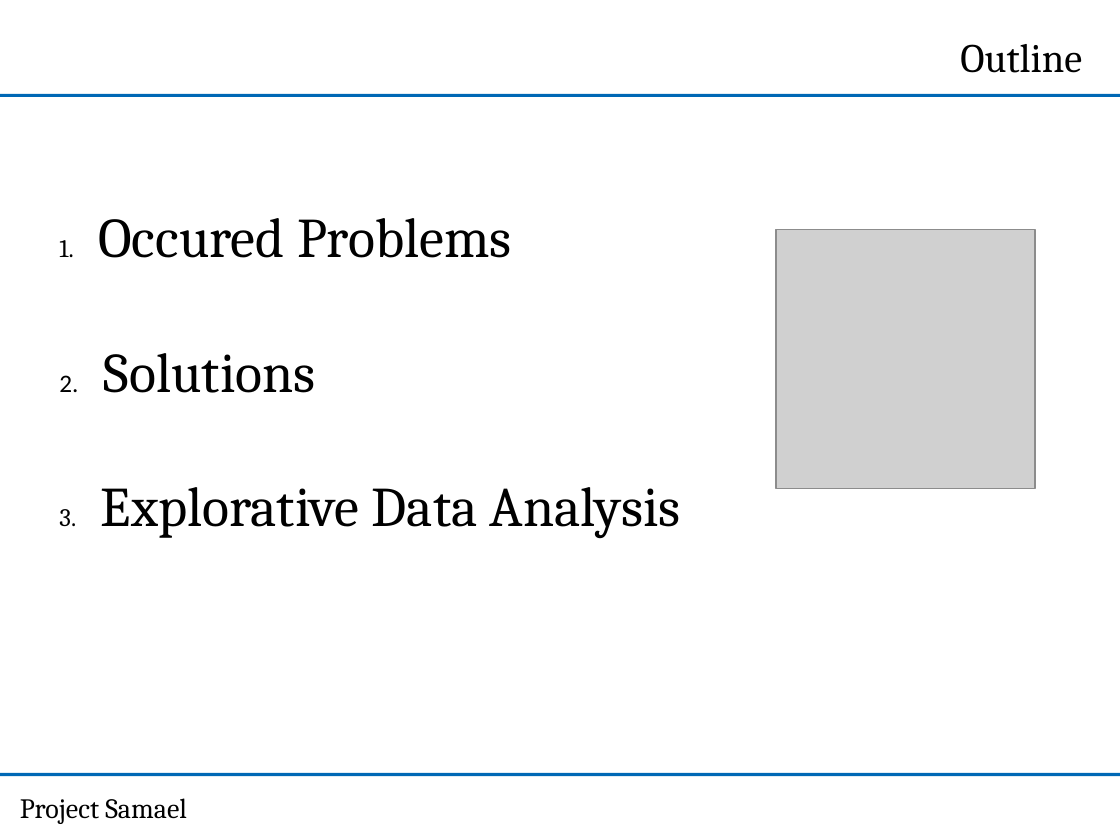
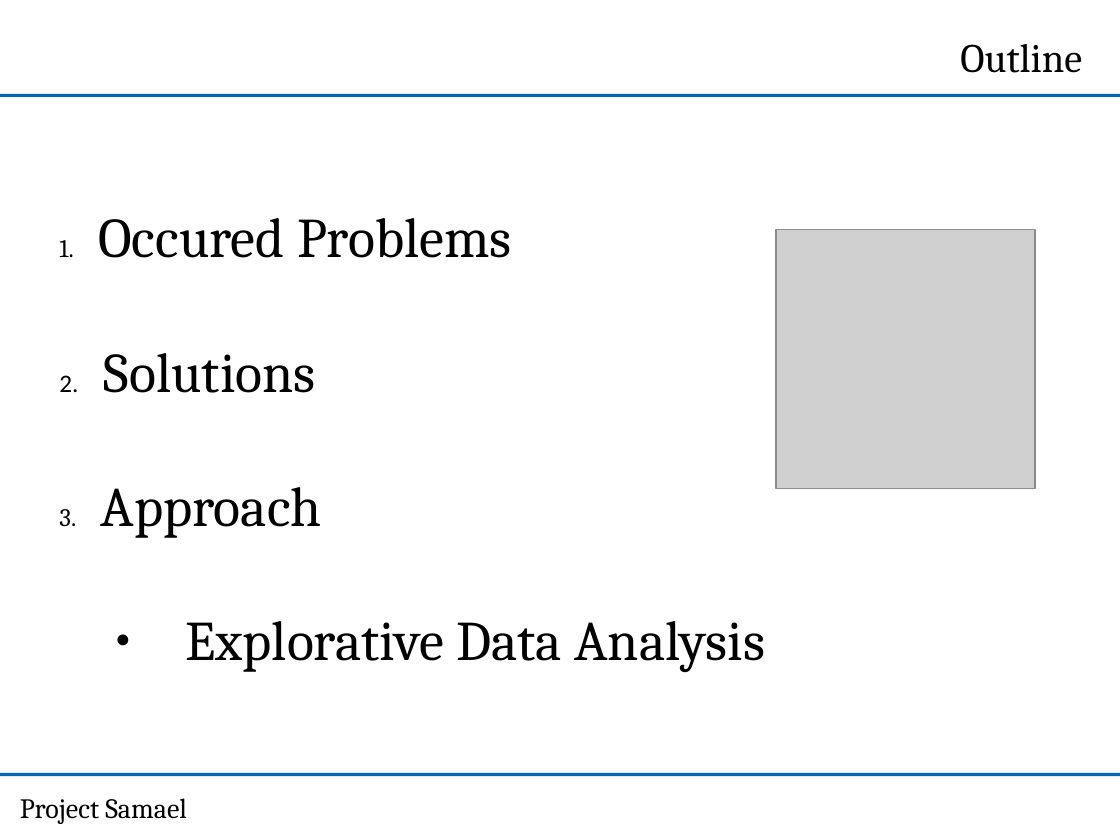
Before and after one commit to NPTricky/img-classification-ss13, a slide deck: slide 2 of doc/PPT-2013-05-22/Kick-Off-Präsi.pptx. Drawn at 1120x840 pixels with LibreOffice and Linux fonts; fonts in the diff are those of the drawing; grey boxes stand for pictures; background and template pictures are left out. Boxes give left, top, right and bottom in pixels: in the first picture for what was removed or moved away, otherwise in the second. Text is boxed around its words. In the diff, an @@ line names an element or a change of style, - is before the commit and + after.

```diff
--- a/doc/PPT-2013-05-22/Kick-Off-Präsi.pptx
+++ b/doc/PPT-2013-05-22/Kick-Off-Präsi.pptx
@@ free "Occured Problems": place and size @@
-free "Occured Problems" at <box>48,129,1036,773</box>
+free "Occured Problems" at <box>48,129,1036,675</box>
@@ text in free at <box>101,487,322,538</box>: paragraph added @@
+3. Approach
@@ text in free at <box>186,621,765,673</box>: bullet 1. to ●; list level 1 to 2 in "Explorative Data Analysis" @@
```
Also in this commit, not shown: 2 other slides changed, 2 slides added.
